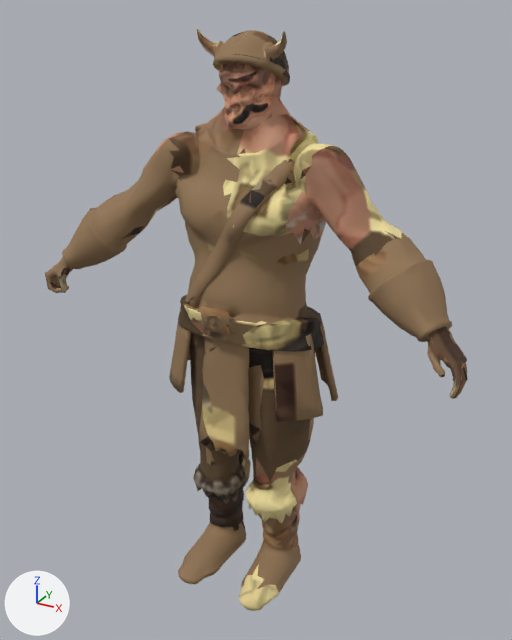
What one commit did to the glTF model public/assets/models/enemy_marauder_straw.glb.
Before and after are seen from a 50 mm lens placed at (1.065, -1.891, 1.945), pointed at (0.02, 0.009, 0.995). Arrows for +X, +Y and +Z are at lower left; the lights stay in place. The older version comes first. Vertices at exactly the same position are counted once.

In view in the first picture: 'enemy_marauder_straw_mesh'.
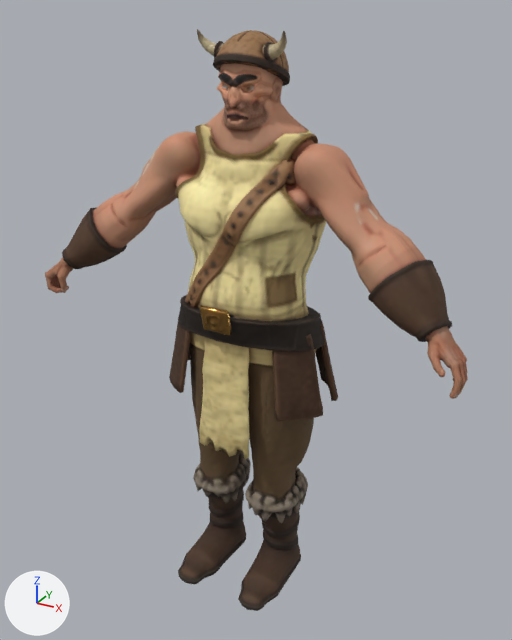
What differs and where, as boxes (x1, y1, x2, y2) in the pictures (512 x 640 px; the box of a moved part takes in the faces that stretch with it):
part 1 of me_enemy_marauder_straw_mesh, moved or reshaped: (179, 295, 324, 611) in both
part 2 of me_enemy_marauder_straw_mesh, moved or reshaped: before (185, 34, 309, 163); after (197, 32, 309, 155)
part 3 of me_enemy_marauder_straw_mesh, moved or reshaped: (62, 253, 112, 269) in both
part 4 of me_enemy_marauder_straw_mesh, surface changed: (45, 30, 468, 610) in both

The change in detail:
me_enemy_marauder_straw_mesh has 5708 vertices, 11379 faces and spans x -0.74..0.75, y -0.26..0.21, z 0.0..1.89.
me_enemy_marauder_straw_mesh is used by ob_enemy_marauder_straw_mesh; location (0.0, 0.0, 0.0).
me_enemy_marauder_straw_mesh part 1: 20 vertices moved from x -0.23..0.26, y -0.2..0.08, z 0.02..1.05 to x -0.23..0.26, y -0.2..0.08, z 0.01..1.04; 84 vertices removed from x -0.24..0.26, y -0.25..0.16, z 0.0..1.12; 86 vertices added at x -0.24..0.26, y -0.25..0.16, z 0.0..1.12.
me_enemy_marauder_straw_mesh part 2: 13 vertices moved within x -0.15..0.1, y -0.08..0.13, z 1.51..1.86; 56 vertices removed from x -0.18..0.11, y -0.1..0.12, z 1.52..1.84; 53 vertices added at x -0.13..0.11, y -0.09..0.09, z 1.62..1.87.
me_enemy_marauder_straw_mesh part 3: 2 vertices moved within x -0.51, y -0.11, z 1.15; 6 vertices removed from x -0.64..-0.62, y -0.18..-0.06, z 1.1..1.16; 7 vertices added at x -0.64..-0.61, y -0.18..-0.06, z 1.11..1.16.
me_enemy_marauder_straw_mesh part 4: 9640 kept faces spanning x -0.74..0.75, y -0.26..0.21, z 0.0..1.89 get new texture (UV) coordinates.
